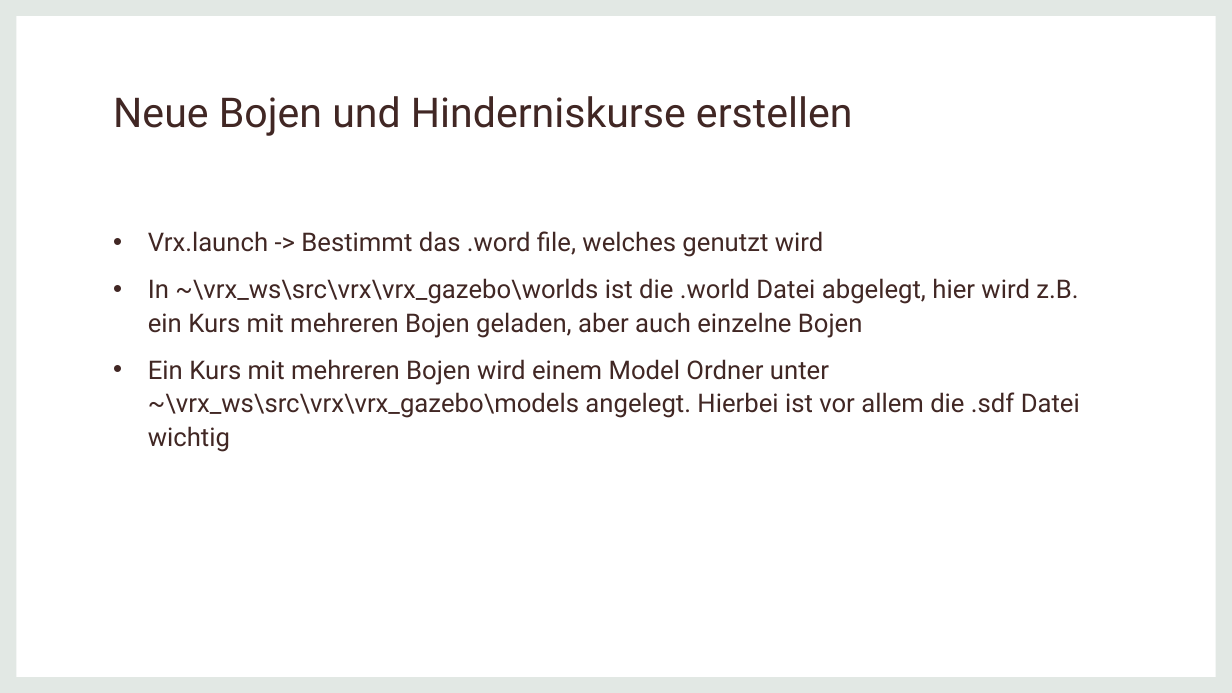
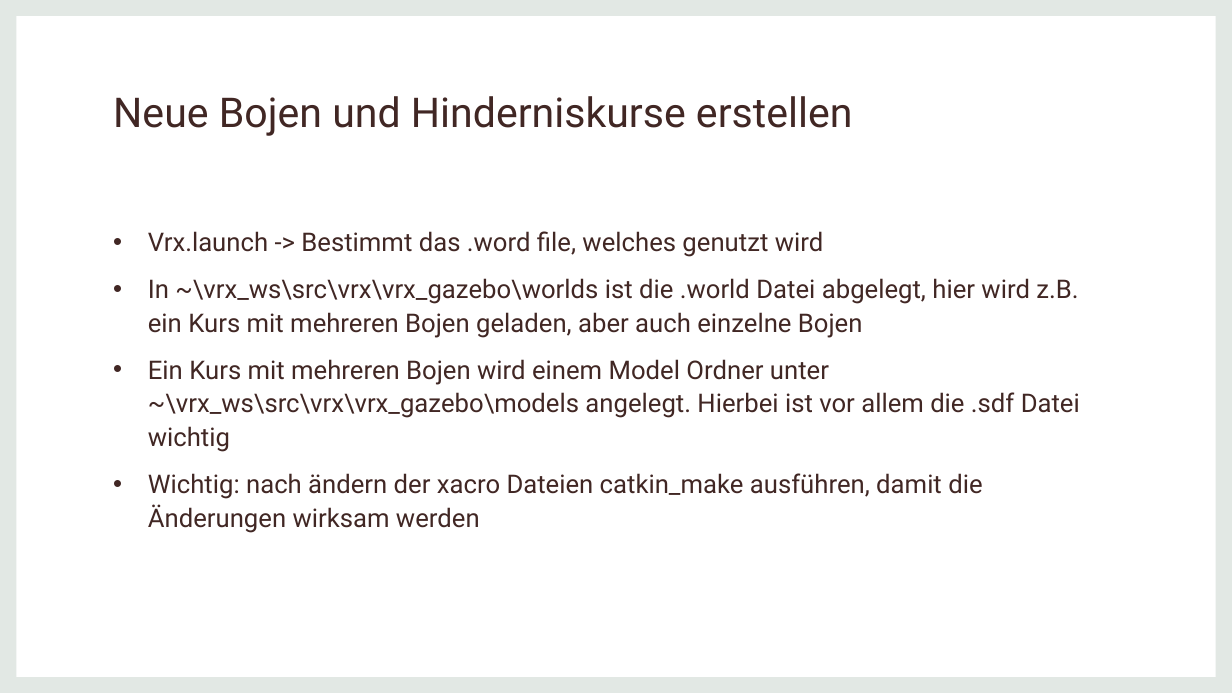
Before and after one commit to marchoi/vrx_gazebo_mmp, a slide deck: slide 15 of ROS Hinweise und Screenshots.pptx. Drawn at 1232x693 pixels with LibreOffice and Linux fonts; fonts in the diff are those of the drawing. Boxes give left, top, right and bottom in pixels: in the first picture for what was removed or moved away, otherwise in the second. Text is boxed around its words. In the diff, an @@ line names an element or a change of style, - is before the commit and + after.

```diff
--- a/ROS Hinweise und Screenshots.pptx
+++ b/ROS Hinweise und Screenshots.pptx
@@ text at bbox=[148, 473, 982, 533]: paragraph added @@
+• Wichtig: nach ändern der xacro Dateien catkin_make ausführen, damit die Änderungen wirksam werden
```
Also in this commit, not shown: 4 other slides changed, 1 slide added.
